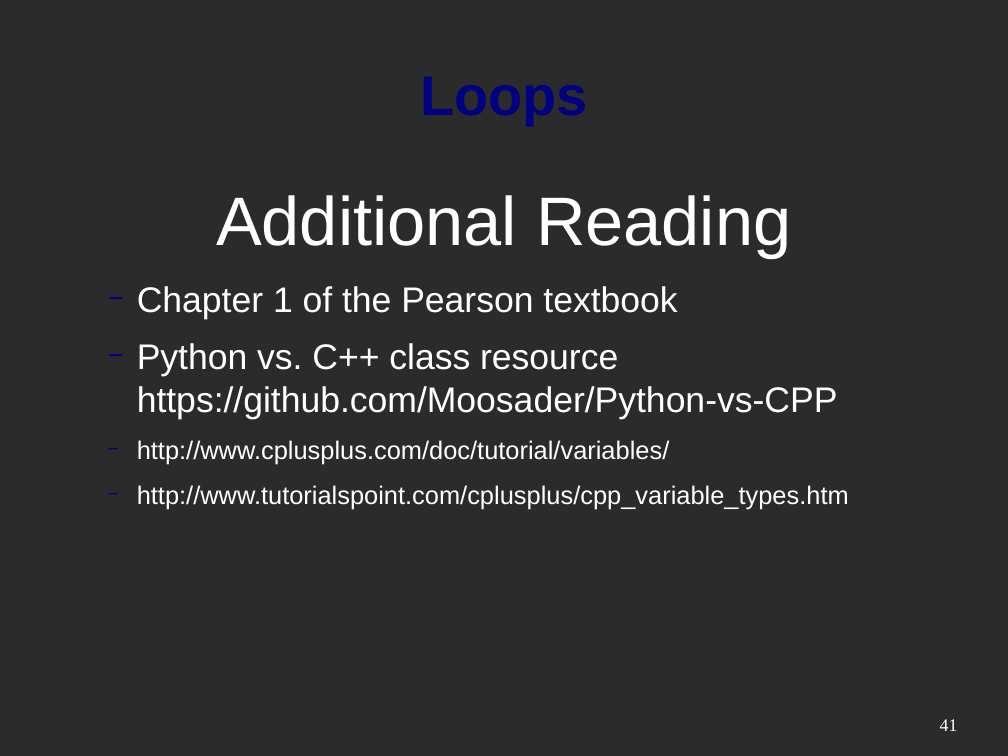
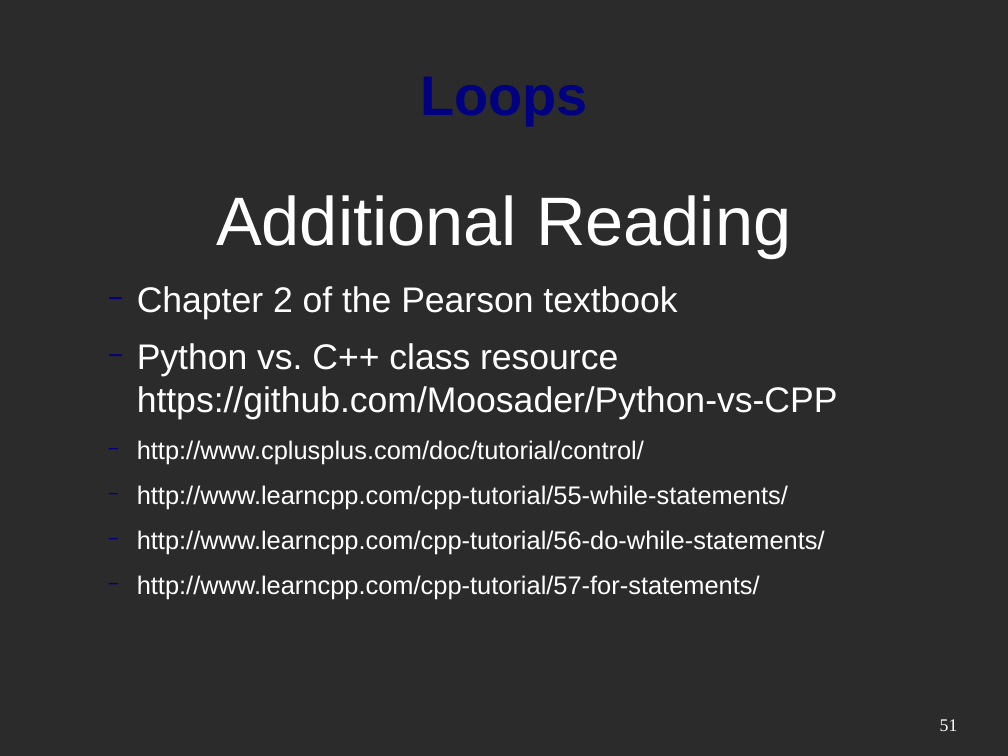
Before and after one commit to mactwist555/CPP-Course, a slide deck: slide 51 of Week 01/Python vs CPP.odp (slide 41 before the commit). Drawn at 1008x756 pixels with LibreOffice and Linux fonts; fonts in the diff are those of the drawing; background and template pictures are left out; a plain dark background stands for a picture behind light text. Boxes give left, top, right and bottom in pixels: in the first picture for what was removed or moved away, otherwise in the second. Text is boxed around its words. In the diff, an @@ line names an element or a change of style, - is before the commit and + after.

```diff
--- a/Week 01/Python vs CPP.odp
+++ b/Week 01/Python vs CPP.odp
@@ text at [137,286,677,320]: text changed @@
-  − Chapter 1 of the Pearson textbook
+  − Chapter 2 of the Pearson textbook
@@ text at [137,440,825,599]: text changed @@
-  − http://www.cplusplus.com/doc/tutorial/variables/
-  − http://www.tutorialspoint.com/cplusplus/cpp_variable_types.htm
+  − http://www.cplusplus.com/doc/tutorial/control/
+  − http://www.learncpp.com/cpp-tutorial/55-while-statements/
+  − http://www.learncpp.com/cpp-tutorial/56-do-while-statements/
+  − http://www.learncpp.com/cpp-tutorial/57-for-statements/
@@ page number at [940,719,958,731]: text changed @@
-41
+51
```
Also in this commit, not shown: 4 other slides changed, 21 slides added, 2 slides removed.
